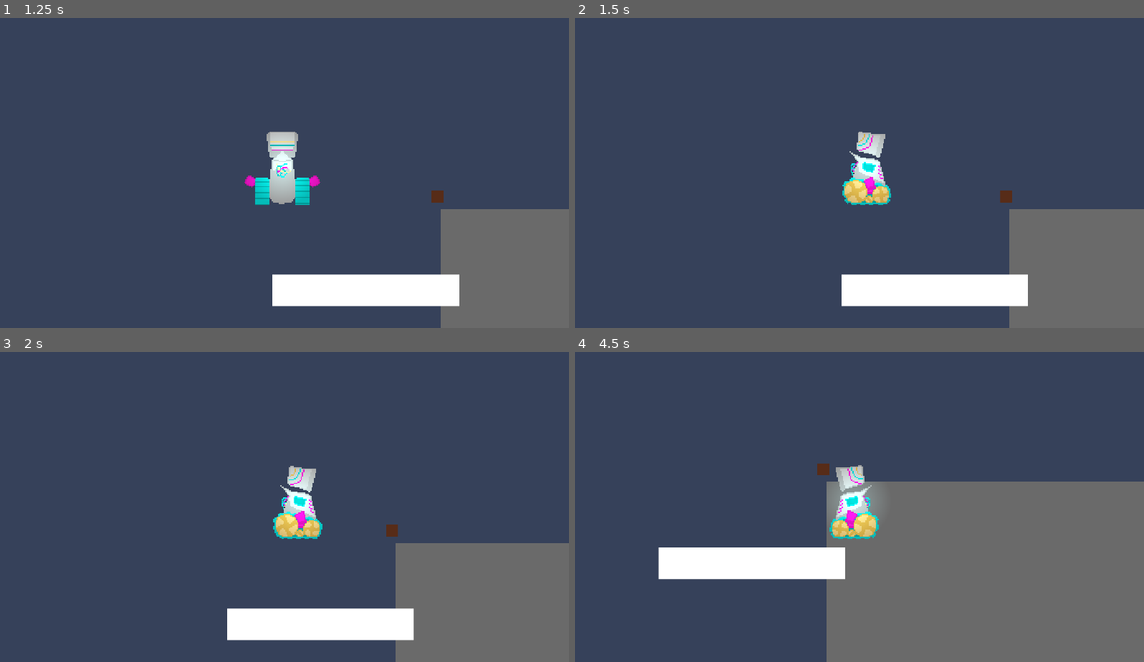
Above: before the commit, frames 1-4 (two rows, left to right).
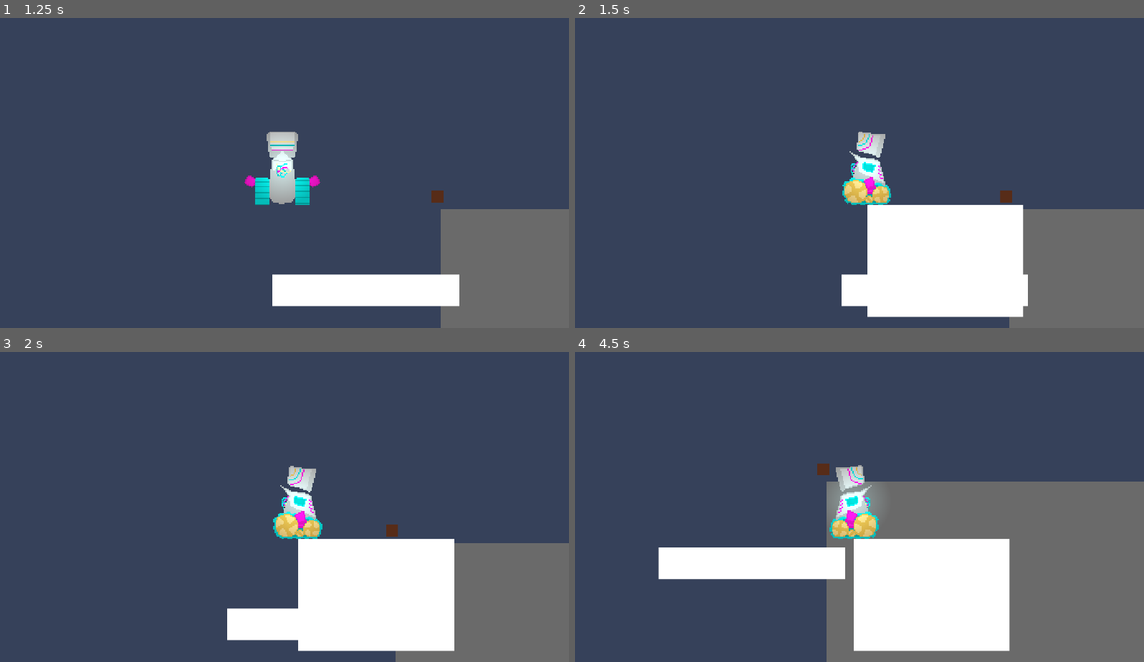
Above: after the commit, the same moments.

Repository: Kustardd/astra
Game: Godot game, scene res://scenes/main_menu.tscn
Same seed, same stepped clock (60 frames per second), same inputs: the game is played once before the commit and once after it.
Inputs (mouse positions are in pixels of both pictures, inside the frame that each line leads up to):
- Up to frame 1 (1.25 s): click (56, 39) at 0.5 s
- Up to frame 2 (1.5 s): hold D (right) from 1.28 s (still down); tap I (i, bound only after the commit) at 1.35 s
- Up to frame 3 (2 s): keep holding D (right)
- Up to frame 4 (4.5 s): release D (right) at 2.03 s; hold S (back) 2.03-2.78 s; tap W (front) at 2.1 s; tap I (i, bound only after the commit) at 2.3, 3.05, 3.6, 4.35 s; hold D (right) 2.78-4.28 s; tap E (interact) at 2.85 s; hold A (left) from 4.28 s (still down)

Frame 1 is identical in both runs. In frame 2, 7.2% of the frame differs, in the area x 51-79%, y 60-97%; in frame 3, 7.9%; in frame 4, 10%, in the area x 48-77%, y 60-97%.
Error in both runs: Invalid access to property or key 'global_position' on a base object of type 'Nil'. (res://scripts/saves.gd:53)

Commit message:
Preliminary Inventory - Unfinished(press i to open)

Diff:
--- a/project.godot
+++ b/project.godot
@@ -61,12 +61,21 @@
 "events": [Object(InputEventKey,"resource_local_to_scene":false,"resource_name":"","device":-1,"window_id":0,"alt_press …(192 unchanged characters)…
 ]
 }
+i={
+"deadzone": 0.2,
+"events": [Object(InputEventKey,"resource_local_to_scene":false,"resource_name":"","device":-1,"window_id":0,"alt_pressed":false,"shift_pressed":false,"ctrl_pressed":false,"meta_pressed":false,"pressed":false,"keycode":0,"physical_keycode":73,"key_label":0,"unicode":105,"location":0,"echo":false,"script":null)
+]
+}
 
 [layer_names]
 
 2d_physics/layer_1="World Environment"
 2d_physics/layer_2="Player"
 
+[network]
+
+limits/debugger/max_queued_messages=10000
+
 [rendering]
 
 renderer/rendering_method.mobile="forward_plus"
--- /dev/null
+++ b/scenes/Inv_UI.tscn
@@ -0,0 +1,15 @@
+[gd_scene format=3 uid="uid://kd42foh4kj2w"]
+
+[ext_resource type="Script" uid="uid://bvcqpq2rpqc4h" path="res://scripts/inventory/Inv_UI.gd" id="1_o4mch"]
+
+[node name="Inv_UI" type="Control" unique_id=1120595599]
+layout_mode = 3
+anchors_preset = 0
+offset_right = 523.0
+offset_bottom = 376.0
+script = ExtResource("1_o4mch")
+
+[node name="ColorRect" type="ColorRect" parent="." unique_id=1451698442]
+layout_mode = 0
+offset_right = 522.0
+offset_bottom = 375.0
--- a/scenes/astra.tscn
+++ b/scenes/astra.tscn
@@ -12,6 +12,7 @@
 [ext_resource type="Script" uid="uid://bytmvegft2nlx" path="res://scripts/states/AstraMove.gd" id="10_mcfef"]
 [ext_resource type="Script" uid="uid://cajfw1fy20qh0" path="res://scripts/astraCamera_2d.gd" id="10_t3h82"]
 [ext_resource type="Script" uid="uid://ci4il4vb3l825" path="res://scripts/states/AstraIdle.gd" id="11_lgyr6"]
+[ext_resource type="PackedScene" uid="uid://kd42foh4kj2w" path="res://scenes/Inv_UI.tscn" id="13_t3h82"]
 
 [sub_resource type="Gradient" id="Gradient_t3h82"]
 colors = PackedColorArray(1, 1, 1, 1, 0, 0, 0, 1)
@@ -452,3 +453,5 @@
 [node name="AstraIdle" type="Node" parent="StateMachine" unique_id=1811774783]
 script = ExtResource("11_lgyr6")
 metadata/_custom_type_script = "uid://ci4il4vb3l825"
+
+[node name="Inv_UI" parent="." unique_id=1120595599 instance=ExtResource("13_t3h82")]
--- /dev/null
+++ b/scripts/inventory/Inv_UI.gd
@@ -0,0 +1,21 @@
+extends Control
+
+var is_open = false
+
+func _ready():
+	close()
+
+func _process(delta):
+	if Input.is_action_just_pressed("i"):
+		if is_open:
+			close()
+		else:
+			open()
+
+func open():
+	visible = true
+	is_open = true
+
+func close():
+	visible = false
+	is_open = false
Not shown, added: scripts/inventory/Inv_UI.gd.uid
